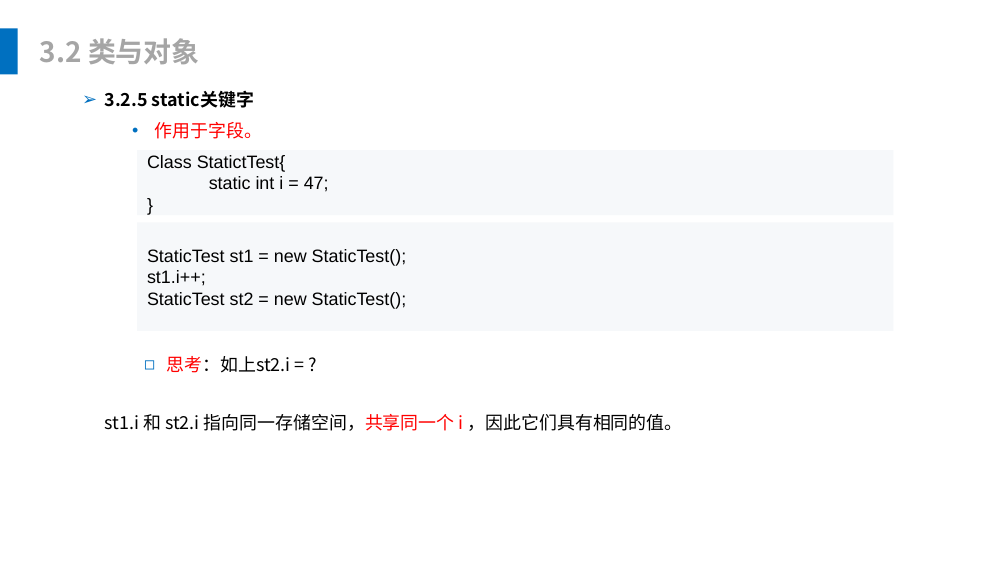
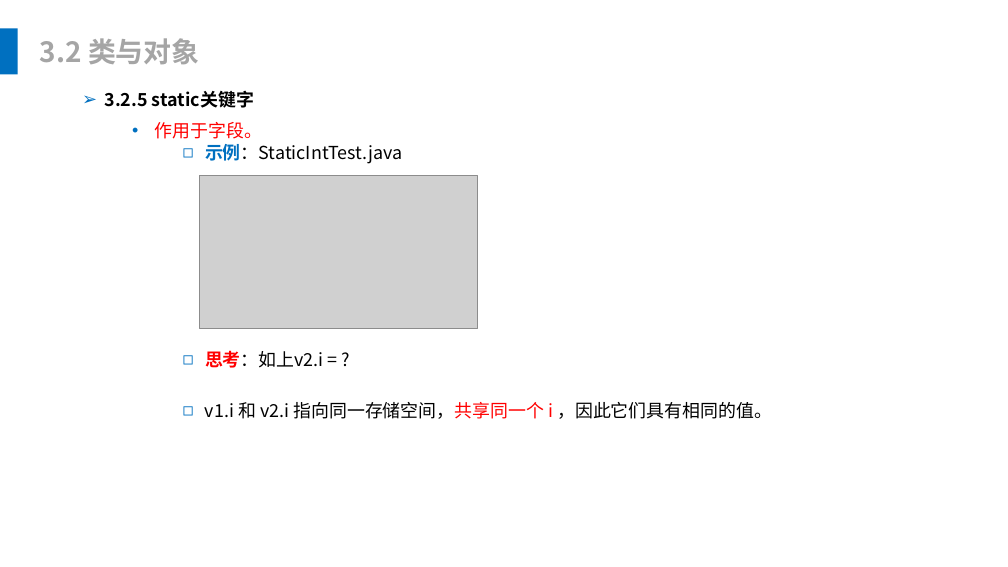
Before and after one commit to leonliu06/JavaTrainning, a slide deck: slide 24 of Java基础培训.pptx (slide 26 before the commit). Drawn at 1008x567 pixels with LibreOffice and Linux fonts; fonts in the diff are those of the drawing; grey boxes stand for pictures. Boxes give left, top, right and bottom in pixels: in the first picture for what was removed or moved away, otherwise in the second. Text is boxed around its words. In the diff, an @@ line names an element or a change of style, - is before the commit and + after.

```diff
--- a/Java基础培训.pptx
+++ b/Java基础培训.pptx
@@ text at [205, 144, 402, 164]: paragraph added @@
+    ◻ 示例：StaticIntTest.java
@@ rectangle removed at [137, 150, 893, 215] @@
-Class StatictTest{
-static int i = 47;
-}
@@ picture added at [199, 176, 478, 329] @@
@@ rectangle removed at [137, 222, 893, 331] @@
-StaticTest st1 = new StaticTest();
-st1.i++;
-StaticTest st2 = new StaticTest();
@@ text at [205, 350, 324, 368]: text changed @@
-◻ 思考：如上st2.i = ?
+    ◻ 思考：如上v2.i = ?
@@ text at [205, 402, 772, 419]: text changed @@
-st1.i 和 st2.i 指向同一存储空间，共享同一个 i ，因此它们具有相同的值。
+    ◻ v1.i 和 v2.i 指向同一存储空间，共享同一个 i ，因此它们具有相同的值。
```
Also in this commit, not shown: 54 other slides changed, 28 slides removed, 30 other files.
